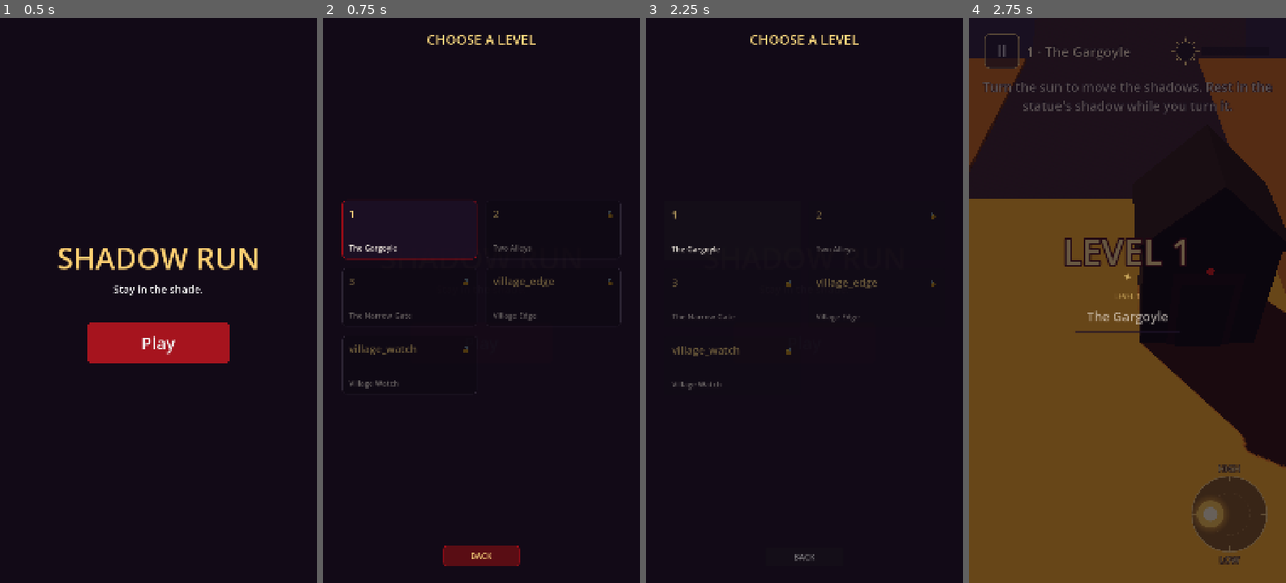
Above: before the commit, frames 1-4 (left to right).
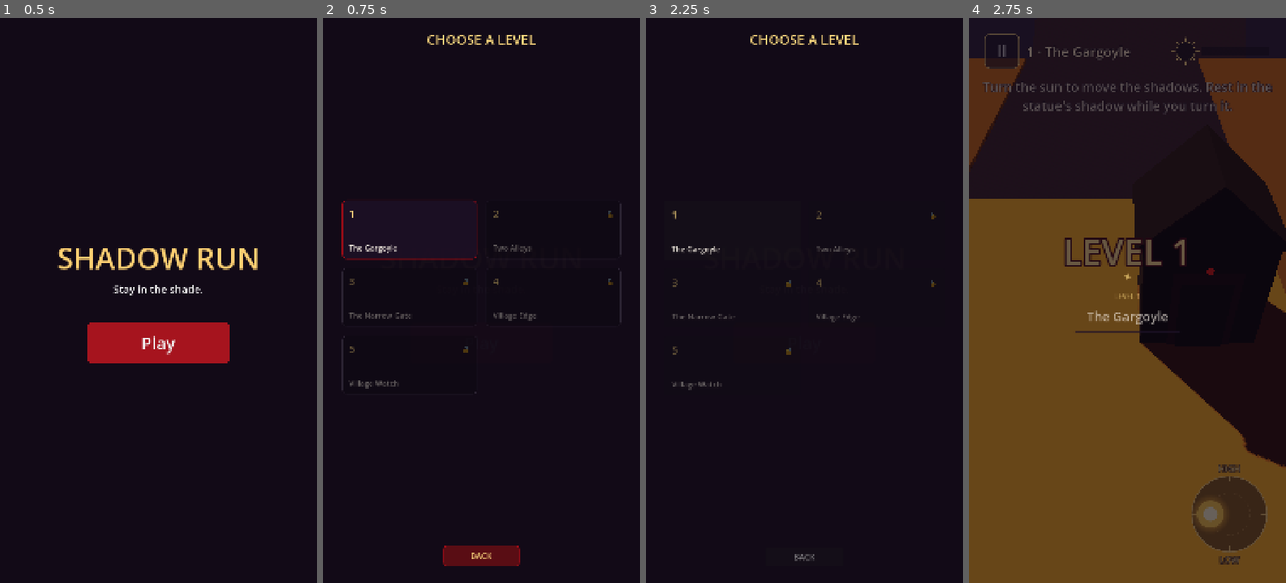
Above: after the commit, the same moments.

Repository: prateekroonwal-capsitech/DraculaRun
Game: Godot game, scene res://game/scenes/boot/Boot.tscn
Two runs of this game, one before a commit and one after it. Both use one fixed random seed, a clock stepped at 60 frames per second and the inputs below.
Inputs (mouse positions are in pixels of both pictures, inside the frame that each line leads up to):
- Up to frame 1 (0.5 s): no input
- Up to frame 2 (0.75 s): click "Play" at 0.5 s
- Up to frame 3 (2.25 s): click "Play" at 1.25 s; click (731, 227) at 2.02 s
- Up to frame 4 (2.75 s): no input

Frame 1 is identical in both runs. In frame 2, 0.3% of the frame differs, in the area x 8-73%, y 45-60%; in frame 3, 0.3%, in the area x 8-73%, y 46-60%; in frame 4, nothing differs.

Commit message:
audio added and bug fixes in level menu

Diff:
--- a/game/assets/environments/dusk_village.tres
+++ b/game/assets/environments/dusk_village.tres
@@ -1,9 +1,8 @@
-[gd_resource type="Environment" load_steps=3 format=3]
+[gd_resource type="Environment" format=3 uid="uid://bgmonaymiw67m"]
 
 [sub_resource type="ProceduralSkyMaterial" id="Sky_dusk"]
 sky_top_color = Color(0.2, 0.18, 0.38, 1)
 sky_horizon_color = Color(0.95, 0.52, 0.3, 1)
-sky_curve = 0.15
 ground_bottom_color = Color(0.1, 0.08, 0.16, 1)
 ground_horizon_color = Color(0.62, 0.36, 0.34, 1)
 sun_angle_max = 8.0
@@ -19,13 +18,12 @@
 ambient_light_color = Color(0.38, 0.4, 0.74, 1)
 ambient_light_energy = 0.78
 reflected_light_source = 1
-tonemap_mode = 0
 fog_enabled = true
 fog_mode = 1
 fog_light_color = Color(0.46, 0.4, 0.62, 1)
 fog_light_energy = 0.8
 fog_density = 0.35
+fog_sky_affect = 0.25
+fog_depth_curve = 1.6
 fog_depth_begin = 18.0
 fog_depth_end = 70.0
-fog_depth_curve = 1.6
-fog_sky_affect = 0.25
--- a/game/scenes/gameplay/shadow_run/player/Dracula.tscn
+++ b/game/scenes/gameplay/shadow_run/player/Dracula.tscn
@@ -2,18 +2,18 @@
 
 [ext_resource type="Script" uid="uid://ddli1hhn0b41p" path="res://game/scenes/gameplay/shadow_run/player/DraculaController.gd" id="1_ctrl"]
 [ext_resource type="AudioStream" uid="uid://dyp4k6olxvaj3" path="res://game/assets/audio/sfx/lane_whoosh.wav" id="3_whoosh"]
-[ext_resource type="AudioStream" uid="uid://055p0frjmtew" path="res://game/assets/audio/sfx/burn_sizzle.wav" id="4_sizzle"]
+[ext_resource type="AudioStream" uid="uid://cl61pxvm4vuuf" path="res://game/assets/audio/sfx/literal fire sound (mp3cut.net).mp3" id="4_23wem"]
 [ext_resource type="AudioStream" uid="uid://bex5e8h3bvw6n" path="res://game/assets/audio/sfx/death_sting.wav" id="5_sting"]
-[ext_resource type="PackedScene" path="res://game/scenes/gameplay/shadow_run/player/DraculaVisual.tscn" id="6_visual"]
+[ext_resource type="PackedScene" uid="uid://c7jkjtup563a3" path="res://game/scenes/gameplay/shadow_run/player/DraculaVisual.tscn" id="6_visual"]
 [ext_resource type="PackedScene" path="res://game/scenes/gameplay/shadow_run/player/BurnFX.tscn" id="11_burn"]
 [ext_resource type="PackedScene" path="res://game/scenes/gameplay/shadow_run/player/DeathFX.tscn" id="12_death"]
-[ext_resource type="Material" path="res://game/assets/materials/dracula/dracula_rim.tres" id="13_rim"]
+[ext_resource type="Material" uid="uid://cu3w2naqtv1i1" path="res://game/assets/materials/dracula/dracula_rim.tres" id="13_rim"]
 
 [sub_resource type="CapsuleShape3D" id="Shape_body"]
 radius = 0.3
 height = 1.6
 
-[node name="Dracula" type="CharacterBody3D" unique_id=1553368858 node_paths=PackedStringArray("visual", "body_visual", "smoke", "embers", "flare_light", "ash", "bats", "sample_points")]
+[node name="Dracula" type="CharacterBody3D" unique_id=1553368858 node_paths=PackedStringArray("visual", "body_visual", "smoke", "embers", "flare_light", "ash", "bats", "sample_points", "burn_audio")]
 editor_description = "Player. Collision layer 2 (player) only: never on shadow_caster, so he never shades himself in the ShadeGrid. Visual = heading / hop / flinch / death transforms; Visual/DraculaVisual = the animated model."
 collision_layer = 2
 collision_mask = 0
@@ -29,8 +29,9 @@
 sample_points = [NodePath("FootprintC"), NodePath("FootprintL"), NodePath("FootprintR")]
 rim_material = ExtResource("13_rim")
 hop_sfx = ExtResource("3_whoosh")
-sizzle_sfx = ExtResource("4_sizzle")
+sizzle_sfx = ExtResource("4_23wem")
 death_sting_sfx = ExtResource("5_sting")
+burn_audio = NodePath("BurnAudio")
 
 [node name="BodyShape" type="CollisionShape3D" parent="." unique_id=38264405]
 transform = Transform3D(1, 0, 0, 0, 1, 0, 0, 0, 1, 0, 0.8, 0)
@@ -38,7 +39,7 @@
 
 [node name="Visual" type="Node3D" parent="." unique_id=817363154]
 
-[node name="DraculaVisual" parent="Visual" instance=ExtResource("6_visual")]
+[node name="DraculaVisual" parent="Visual" unique_id=480634203 instance=ExtResource("6_visual")]
 
 [node name="FootprintC" type="Marker3D" parent="." unique_id=174481796]
 editor_description = "Shade sample points: a foot-level footprint at ShadeGrid.sample_height (0.15 m), feet ±0.12 m apart (the model's feet sit at ±0.11–0.14 m). Standing on a shaded cell = all three shaded = no burning."
@@ -53,3 +54,6 @@
 [node name="BurnFX" parent="." unique_id=320148789 instance=ExtResource("11_burn")]
 
 [node name="DeathFX" parent="." unique_id=2018656856 instance=ExtResource("12_death")]
+
+[node name="BurnAudio" type="AudioStreamPlayer" parent="."]
+editor_description = "Plays the Dracula node's sizzle_sfx while he is in sunlight: one copy at a time, each play runs to the end. Set the loudness with volume_db here."
--- a/game/scenes/gameplay/shadow_run/player/DraculaController.gd
+++ b/game/scenes/gameplay/shadow_run/player/DraculaController.gd
@@ -62,8 +62,6 @@
 @export_group("Burn feedback")
 @export var burn_rim_max: float = 2.4
 @export var burn_light_max: float = 2.5
-## Seconds between sizzle bursts while burning (AudioManager has pooled one-shots, no loop handle).
-@export var sizzle_interval: float = 0.32
 @export var burn_haptic_interval: float = 0.4
 
 @export_group("Death animation")
@@ -98,7 +96,10 @@
 
 @export_group("Audio")
 @export var hop_sfx: AudioStream
+## Burn sound: repeats (same pitch, one copy, each play finishes) while he stands in sunlight.
 @export var sizzle_sfx: AudioStream
+## Player for sizzle_sfx (BurnAudio in Dracula.tscn; its volume_db sets the loudness).
+@export var burn_audio: AudioStreamPlayer
 @export var death_sting_sfx: AudioStream
 
 var _haptics: HapticsManager
@@ -115,7 +116,6 @@
 var _turning_in_place: bool = false
 var _exposure: float = 0.0
 var _exposure_rising: bool = false
-var _sizzle_timer: float = 0.0
 var _haptic_timer: float = 0.0
 var _cue_tween: Tween
 var _drag_active: bool = false
@@ -135,6 +135,9 @@
 	_haptics = haptics
 
 func _on_ready() -> void:
+	burn_audio.stream = sizzle_sfx
+	if AudioServer.get_bus_index("SFX") >= 0:
+		burn_audio.bus = "SFX"   # same bus as AudioManager's sound effects
 	# dracula_rim.tres is a shared resource that survives scene reloads: reset it.
 	rim_material.set_shader_parameter("intensity", 0.0)
 	flare_light.light_energy = 0.0
@@ -262,6 +265,7 @@
 func play_burn_death() -> void:
 	if is_dead_or_dying():
 		return
+	burn_audio.stop()
 	_state = State.DYING
 	_points.clear()
 	_index = 0
@@ -334,7 +338,7 @@
 	if _state == State.ACTIVE:
 		_state = State.IDLE   # _move() no longer steps a path
 	body_visual.set_motion(0.0)
-	_sizzle_timer = 0.0
+	burn_audio.stop()
 	_haptic_timer = 0.0
 	_exposure_rising = false
 	rim_material.set_shader_parameter("intensity", 0.0)
@@ -359,6 +363,7 @@
 func play_caught_death() -> void:
 	if is_dead_or_dying():
 		return
+	burn_audio.stop()
 	_state = State.DYING
 	_points.clear()
 	_index = 0
@@ -550,15 +555,13 @@
 
 func _update_burn_pulses(delta: float) -> void:
 	if not _exposure_rising:
-		_sizzle_timer = 0.0
 		_haptic_timer = 0.0
-		return
-	_sizzle_timer -= delta
+		return   # back in shade: a burn sound already playing finishes, none starts
 	_haptic_timer -= delta
-	if _sizzle_timer <= 0.0:
-		_sizzle_timer = sizzle_interval
-		if _audio and sizzle_sfx:
-			_audio.play_sfx(sizzle_sfx, lerpf(-14.0, -2.0, _exposure / 100.0), randf_range(0.9, 1.15))
+	# In sunlight: one copy of the burn sound at a time, always played to the end; if he is
+	# still in the sun when it ends, it starts again from the top.
+	if not burn_audio.playing and sizzle_sfx and (_audio == null or _audio.is_sfx_enabled()):
+		burn_audio.play()
 	if _haptic_timer <= 0.0:
 		_haptic_timer = burn_haptic_interval
 		if _haptics:
--- a/game/scenes/ui/mfw/LevelCard.gd
+++ b/game/scenes/ui/mfw/LevelCard.gd
@@ -31,9 +31,7 @@
 	_is_unlocked = is_unlocked
 	_is_completed = is_completed
 
-	var num_str := str(index + 1)
-	if entry and entry.id != "":
-		num_str = entry.id
+	var num_str := str(index + 1)   # position in the catalog (entry.id is only the save key)
 	_number_label.text = num_str
 
 	var name_str := "Level %s" % num_str
Not shown, added: game/assets/audio/sfx/literal fire sound (mp3cut.net).mp3.import
Not shown, added: game/assets/audio/sfx/literal fire sound.mp3.import
Not shown, added: game/assets/audio/sfx/literal fire sound (mp3cut.net).mp3
Not shown, added: game/assets/audio/sfx/literal fire sound.mp3
